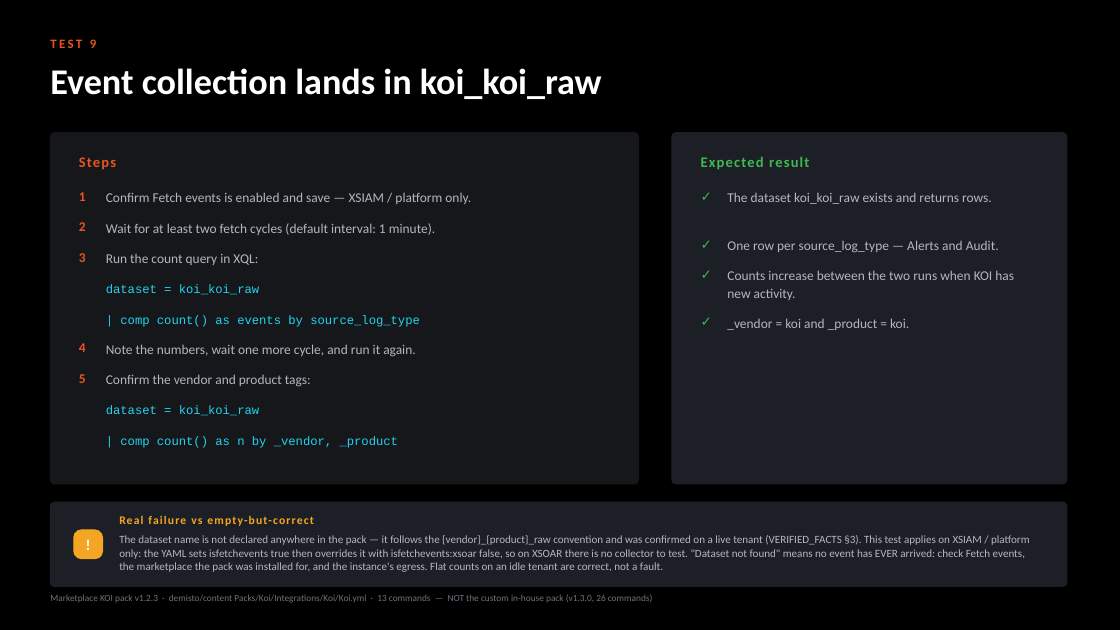
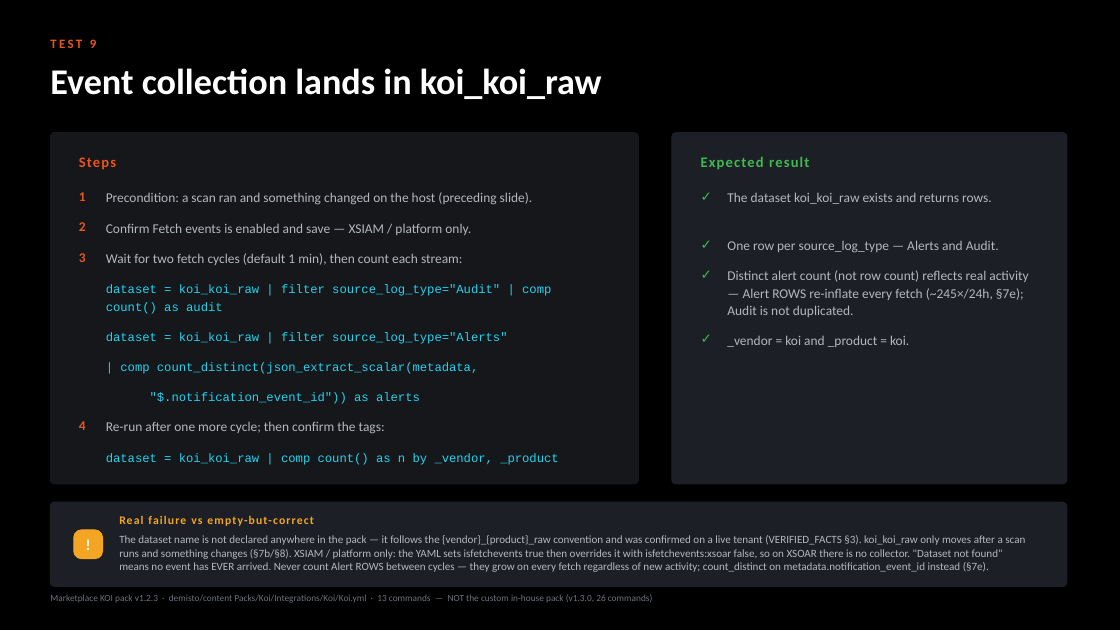
Before and after one commit to ayman-m/koi-xsiam-markeplacepack, a slide deck: slide 16 of docs/KOI_Marketplace_Pack_Test_Guide.pptx (slide 15 before the commit). Drawn at 1120x630 pixels with LibreOffice and Linux fonts; fonts in the diff are those of the drawing. Boxes give left, top, right and bottom in pixels: in the first picture for what was removed or moved away, otherwise in the second. Text is boxed around its words. In the diff, an @@ line names an element or a change of style, - is before the commit and + after.

```diff
--- a/docs/KOI_Marketplace_Pack_Test_Guide.pptx
+++ b/docs/KOI_Marketplace_Pack_Test_Guide.pptx
@@ text added at [106,192,533,205], 11.5 pt, text #B4B7BD @@
+Precondition: a scan ran and something changed on the host (preceding slide).
@@ text "Confirm Fetch events is enabled ...": place and size @@
-text "Confirm Fetch events is enabled ..." at [106,192,471,204]
+text "Confirm Fetch events is enabled ..." at [106,223,471,235]
@@ text at [106,253,463,265]: text changed @@
-Wait for at least two fetch cycles (default interval: 1 minute).
+Wait for two fetch cycles (default 1 min), then count each stream:
@@ text removed at [106,254,258,265] @@
-Run the count query in XQL:
@@ text at [106,285,551,314]: text changed @@
-| comp count() as events by source_log_type
+dataset = koi_koi_raw | filter source_log_type="Audit" | comp count() as audit
@@ text removed at [727,270,1014,300] @@
-Counts increase between the two runs when KOI has new activity.
@@ text added at [727,270,1028,317], 11.5 pt, text #B4B7BD @@
+Distinct alert count (not row count) reflects real activity — Alert ROWS re-inflate every fetch (~245×/24h, §7e); Audit is not duplicated.
@@ text at [106,332,507,344]: text changed @@
-dataset = koi_koi_raw
+dataset = koi_koi_raw | filter source_log_type="Alerts"
@@ text removed at [106,344,415,357] @@
-Note the numbers, wait one more cycle, and run it again.
@@ text "✓": place and size @@
-text "✓" at [701,313,721,337]
+text "✓" at [701,331,721,355]
@@ text "_vendor = koi and _product ...": place and size @@
-text "_vendor = koi and _product ..." at [727,318,909,330]
+text "_vendor = koi and _product ..." at [727,335,909,347]
@@ text removed at [79,374,86,383] @@
-5
@@ text added at [120,362,478,374], 10.5 pt, text #22D3EE @@
+| comp count_distinct(json_extract_scalar(metadata,
@@ text "4": place and size @@
-text "4" at [79,343,86,352]
+text "4" at [79,421,86,430]
@@ text removed at [106,406,259,416] @@
-dataset = koi_koi_raw
@@ text added at [150,393,420,404], 10.5 pt, text #22D3EE @@
+"$.notification_event_id")) as alerts
@@ text at [106,421,385,434]: text changed @@
-Confirm the vendor and product tags:
+Re-run after one more cycle; then confirm the tags:
@@ text at [106,453,558,465]: text changed @@
-| comp count() as n by _vendor, _product
+dataset = koi_koi_raw | comp count() as n by _vendor, _product
@@ text at [119,535,1025,572]: text changed @@
-The dataset name is not declared anywhere in the pack — it follows the {vendor}_{product}_raw convention and was confirmed on a live tenant (VERIFIED_FACTS §3). This test applies on XSIAM / platform only: the YAML sets isfetchevents true then overrides it with isfetchevents:xsoar false, so on XSOAR there is no collector to test. "Dataset not found" means no event has EVER arrived: check Fetch events, the marketplace the pack was installed for, and the instance's egress. Flat counts on an idle tenant are correct, not a fault.
+The dataset name is not declared anywhere in the pack — it follows the {vendor}_{product}_raw convention and was confirmed on a live tenant (VERIFIED_FACTS §3). koi_koi_raw only moves after a scan runs and something changes (§7b/§8). XSIAM / platform only: the YAML sets isfetchevents true then overrides it with isfetchevents:xsoar false, so on XSOAR there is no collector. "Dataset not found" means no event has EVER arrived. Never count Alert ROWS between cycles — they grow on every fetch regardless of new activity; count_distinct on metadata.notification_event_id instead (§7e).
```
Also in this commit, not shown: 5 other slides changed, 2 slides added, 2 other files.
